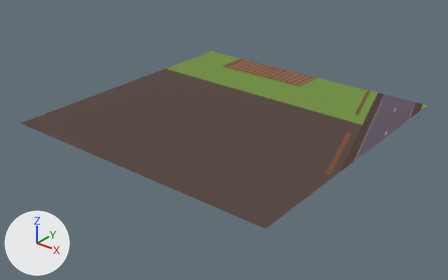
The glTF model public/assets/layouts/D-CROSSING.chunks/crossing-9-2.glb, before and after one commit.
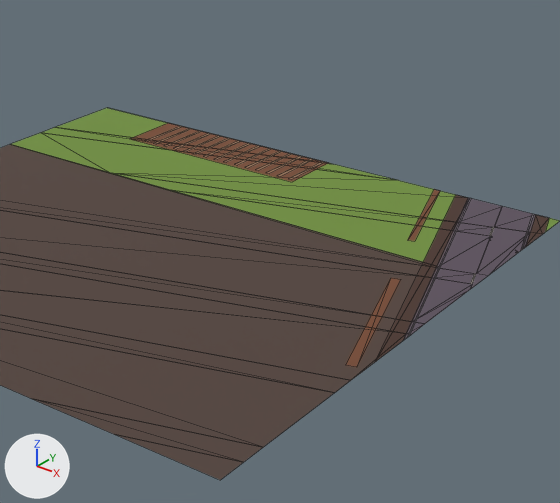
There are two pictures of each version: one whole from a camera (50 mm lens) standing at (171.4, -205.4, 85.5) and looking at (50.7, -54.5, -8.1), one close up on the part from 36% to 95% of the width and 0% to 86% of the height. The lights are fixed; the arrows at lower left show +X, +Y and +Z. The older version's two pictures come first. The close-ups show mesh edges as thin lines.

Script lines for the objects in view, before the commit:
```python
me_countryside_166 = bpy.data.meshes.new('countryside.166')
me_countryside_166.from_pydata(...)  # 228 vertices, 114 faces; spans x 0.0..100.0, y -100.0..0.0, z 0.0
me_countryside_166.materials.append(mat_pal_grass)  # green #6f8f3a
me_countryside_166.materials.append(mat_pal_leatheredge)  # brown #514039
me_countryside_166.materials.append(mat_pal_leather)  # brown #493128
me_countryside_166.materials.append(mat_pal_asphalt)  # dark grey #5b4f5c
me_countryside_166.materials.append(mat_pal_silver)  # grey #bbb5ab
me_countryside_166.materials.append(mat_pal_leathershadow)  # brown #77482e
me_countryside_166.materials.append(mat_pal_leathershadow_001)  # brown #77482e
me_countryside_166.materials.append(mat_pal_trouserlight)  # brown #93745a
me_countryside_166.materials.append(mat_pal_pantslight)  # grey #918991
me_countryside_166.materials.append(mat_pal_uidark)  # black #25222c
ob_crossing_9_2 = bpy.data.objects.new('crossing-9-2', me_countryside_166)
ob_crossing_9_2.location = (0.0, 0.0, 0.0)
```
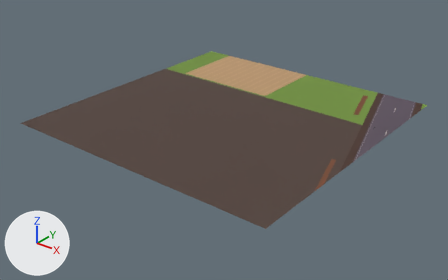
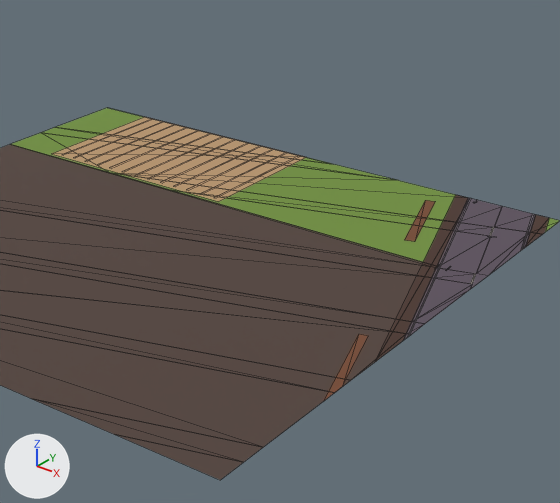
Pixel boxes (x1, y1, x2, y2) of what changed, in the close-ups (560 x 503 px; the box of a moved part takes in the faces that stretch with it):
part 1 of me_countryside_166, rebuilt (19% shorter)
    before: (408, 189, 440, 241)
    after: (404, 200, 436, 242)
part 2 of me_countryside_166, deleted
    before: (145, 126, 183, 142)
part 3 of me_countryside_166, deleted (brown)
    before: (345, 278, 401, 367)
part 4 of me_countryside_166, deleted
    before: (165, 131, 203, 147)
part 5 of me_countryside_166, deleted
    before: (154, 128, 191, 144)
part 6 of me_countryside_166, reshaped
    before: (491, 218, 559, 253)
    after: (435, 200, 559, 271)
part 7 of me_countryside_166, moved or reshaped
    before: (173, 133, 271, 165)
    after: (122, 133, 300, 198)
part 8 of me_countryside_166, added (brown)
    after: (323, 334, 369, 401)
part 9 of me_countryside_166, recoloured (lighter)
    before: (130, 123, 328, 182)
    after: (52, 117, 307, 202)
part 10 of me_countryside_166, recoloured
    before: (185, 136, 325, 180)
    after: (62, 119, 274, 190)

Diff of the bpy script that builds the scene:
```diff
--- a/public/assets/layouts/D-CROSSING.chunks/crossing-9-2.glb.py
+++ b/public/assets/layouts/D-CROSSING.chunks/crossing-9-2.glb.py
@@ mat_pal_khaki @@
+mat_pal_khaki = principled_material('pal_khaki')
+mat_pal_khaki.base_color = (0.485, 0.305, 0.153)  # brown #b9966d
+mat_pal_khaki.roughness = 0.85
@@ mat_pal_captan @@
+mat_pal_captan = principled_material('pal_capTan')
+mat_pal_captan.base_color = (0.552, 0.332, 0.184)  # brown #c49c77
+mat_pal_captan.roughness = 0.85
@@ me_countryside_166 @@
 # used by ob_crossing_9_2; location = (0.0, 0.0, 0.0)
 # verts and faces of me_countryside_166; kept vertices keep their numbers, new ones are numbered from 228
-me_countryside_166.from_pydata(...)  # 228 vertices, 114 faces; spans x 0.0..100.0, y -100.0..0.0, z 0.0
+me_countryside_166.from_pydata(...)  # 236 vertices, 118 faces; spans x 0.0..100.0, y -100.0..0.0, z 0.0
+# me_countryside_166 part 1: the loose piece of 4 vertices spanning x 76.5..84.8, y -23.6..0.0, z 0.0 is rebuilt with 4 vertices and now spans x 77.7..84.9, y -24.0..-5.2, z 0.0, in mat_pal_leathershadow (brown #77482e)
+# me_countryside_166 part 2: the loose piece of 4 vertices spanning x 19.4..20.2, y -11.9..0.0, z 0.0 is deleted
+# me_countryside_166 part 3: the loose piece of 4 vertices spanning x 88.6..98.8, y -67.0..-37.9, z 0.0 is deleted
+# me_countryside_166 part 4: the loose piece of 4 vertices spanning x 24.2..25.0, y -11.9..0.0, z 0.0 is deleted
+# me_countryside_166 part 5: the loose piece of 4 vertices spanning x 21.7..22.5, y -11.9..0.0, z 0.0 is deleted
+# me_countryside_166 part 6
+# 3 vertices are removed from x 93.8..100.0, y -16.9..-14.6, z 0.0
+# 9 faces are deleted
+# 20 vertices move from x 93.3..100.0, y -17.3..-13.1, z 0.0 to x 92.1..94.6, y -31.4..-13.3, z 0.0
+# 19 vertices are added at x 84.7..94.2, y -13.9..0.0, z 0.0
+# 2 new faces join them, mat_pal_grass (green #6f8f3a)
+# 15 new faces join them, mat_pal_uidark (black #25222c)
+# me_countryside_166 part 7
+# 4 vertices are removed from x 26.6..41.9, y -11.9..0.0, z 0.0
+# 4 faces are deleted
+# 47 vertices move from x 16.3..54.6, y -12.9..0.0, z 0.0 to x 10.1..49.7, y -29.1..0.0, z 0.0
+# 8 vertices are added at x 44.9..48.4, y -28.1..0.0, z 0.0
+# 6 new faces join them, mat_pal_captan (brown #c49c77)
+# me_countryside_166 part 8
+verts[255] = (94.1, -57.8, 0.0)  # pixel (358, 333)
+verts[256] = (100.0, -72.3, 0.0)  # pixel (342, 386)
+verts[257] = (95.5, -57.4, 0.0)  # pixel (368, 335)
+verts[258] = (100.0, -77.3, 0.0)  # pixel (322, 402)
+faces += [(255, 256, 257), (255, 258, 256)]  # mat_pal_leathershadow (brown #77482e)
+# me_countryside_166 part 9: 2 faces spanning x 10.1..49.7, y -29.1..0.0, z 0.0 switch from mat_pal_leathershadow (brown #77482e) to mat_pal_khaki (brown #b9966d)
+# me_countryside_166 part 10: 20 faces spanning x 11.9..42.3, y -28.1..0.0, z 0.0 switch from mat_pal_trouserlight (brown #93745a) to mat_pal_captan (brown #c49c77)
 me_countryside_166.materials.append(mat_pal_grass)
@@ me_countryside_166 @@
 me_countryside_166.materials.append(mat_pal_silver)
-me_countryside_166.materials.append(mat_pal_leathershadow_001)  # brown #77482e
 me_countryside_166.materials.append(mat_pal_pantslight)
```
